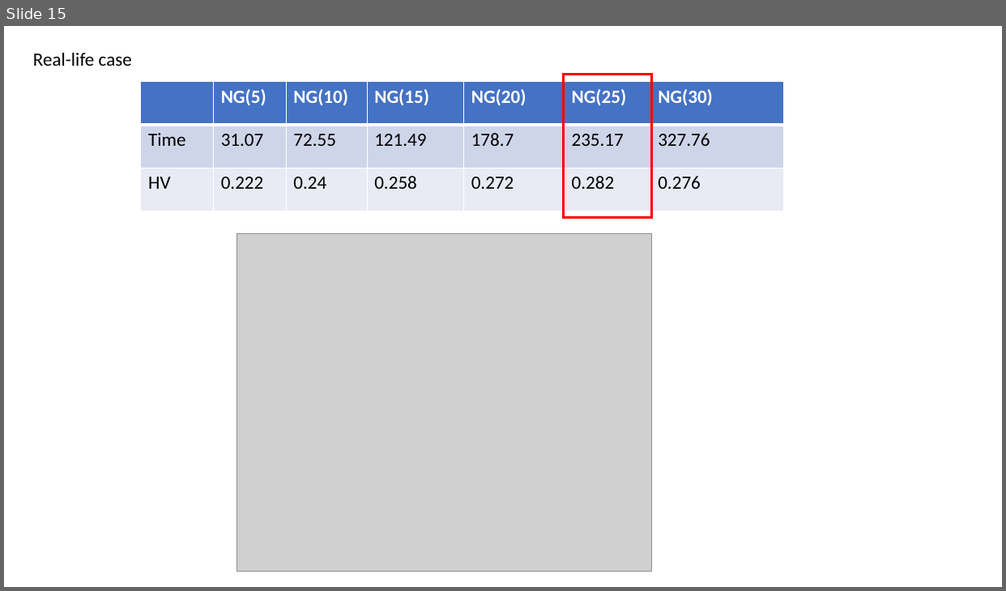
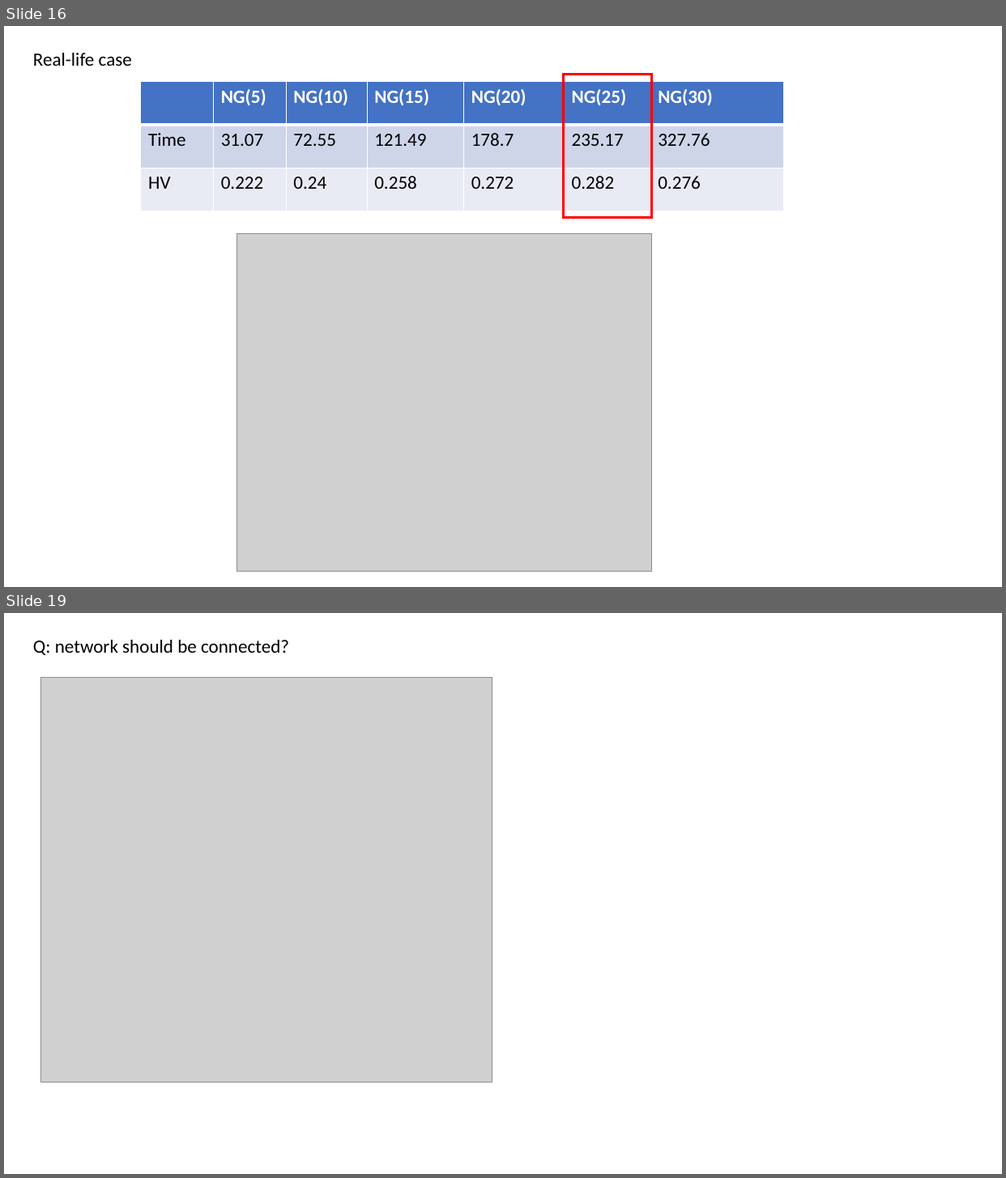
Before and after one commit to sywang-20/opt-greedy, a slide deck: DOCUS/progress-report.pptx. Shown one above the other, each under a label of ours: slide 15 before the commit, slides 16 and 19 after it; the slides between them are not shown. The pictures are 1006x591 and 1006x1178 pixels, drawn with LibreOffice and Linux fonts; fonts in the diff are those of the drawing; grey boxes stand for pictures. Boxes give left, top, right and bottom in pixels: in the first picture for what was removed or moved away, otherwise in the second. Text is boxed around its words. In the diff, an @@ line names an element or a change of style, - is before the commit and + after.

```diff
--- a/DOCUS/progress-report.pptx
+++ b/DOCUS/progress-report.pptx
@@ slide 19 added at (x1=4, y1=613, x2=1002, y2=1174), background #FFFFFF @@
@@ text added at (x1=33, y1=640, x2=289, y2=655), 18 pt, text #000000 @@
+Q: network should be connected?
@@ picture added at (x1=40, y1=677, x2=492, y2=1083) @@
@@ what was slide 15 is now slide 16 @@
```
Also in this commit, not shown: 1 slide changed, 3 other slides added.
